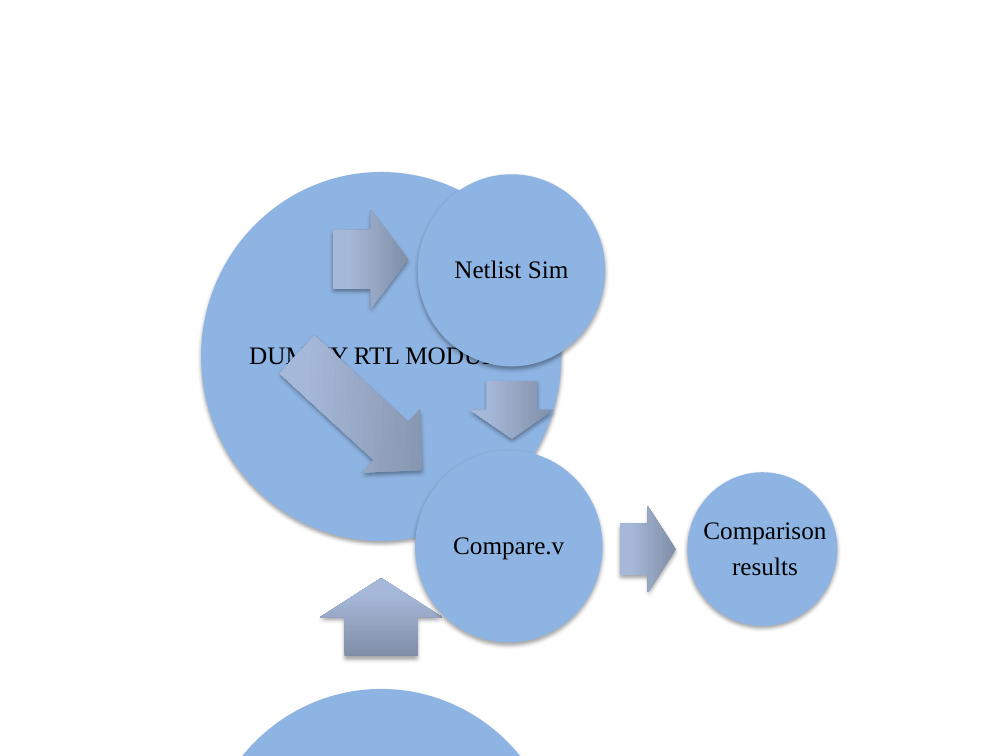
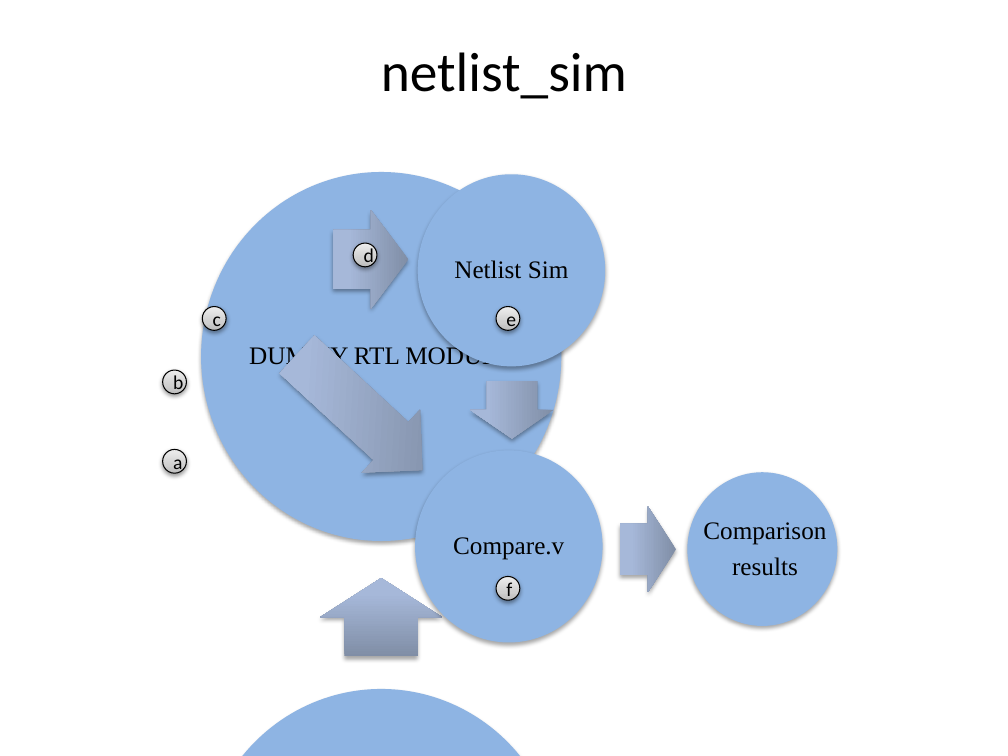
Before and after one commit to miramohan/thesis_first, a slide deck: slide 19 of pptFigures.pptx. Drawn at 1008x756 pixels with LibreOffice and Linux fonts; fonts in the diff are those of the drawing. Boxes give left, top, right and bottom in pixels: in the first picture for what was removed or moved away, otherwise in the second. Text is boxed around its words. In the diff, an @@ line names an element or a change of style, - is before the commit and + after.

```diff
--- a/pptFigures.pptx
+++ b/pptFigures.pptx
@@ title added at [381,52,627,99], 39.6 pt, text #000000 @@
+netlist_sim
@@ ellipse added at [353,243,377,267], fill gradient #BDBDBD to #D1D1D1 to #EEEEEE, outline #000000 0.75 pt, 14 pt, text #000000 @@
+d
@@ ellipse added at [203,306,227,331], fill gradient #BDBDBD to #D1D1D1 to #EEEEEE, outline #000000 0.75 pt, 14 pt, text #000000 @@
+c
@@ ellipse added at [496,306,520,331], fill gradient #BDBDBD to #D1D1D1 to #EEEEEE, outline #000000 0.75 pt, 14 pt, text #000000 @@
+e
@@ ellipse added at [162,370,186,394], fill gradient #BDBDBD to #D1D1D1 to #EEEEEE, outline #000000 0.75 pt, 14 pt, text #000000 @@
+b
@@ ellipse added at [162,450,186,474], fill gradient #BDBDBD to #D1D1D1 to #EEEEEE, outline #000000 0.75 pt, 14 pt, text #000000 @@
+a
@@ ellipse added at [496,577,520,601], fill gradient #BDBDBD to #D1D1D1 to #EEEEEE, outline #000000 0.75 pt, 14 pt, text #000000 @@
+f
```
Also in this commit, not shown: 2 other files.
